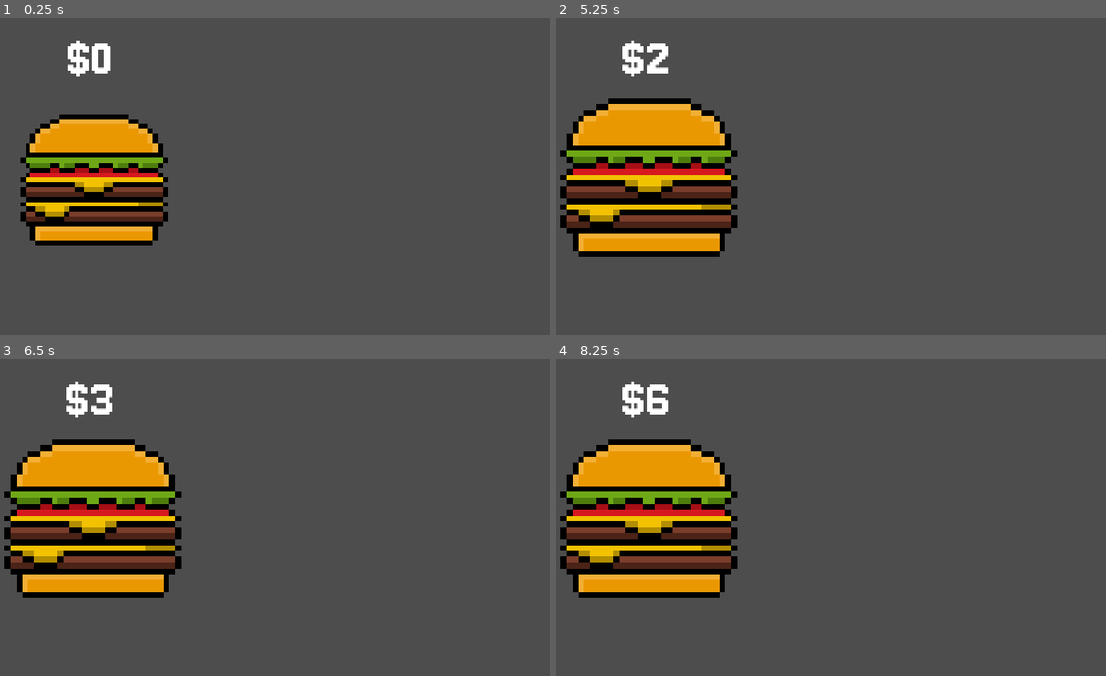
Above: before the commit, frames 1-4 (two rows, left to right).
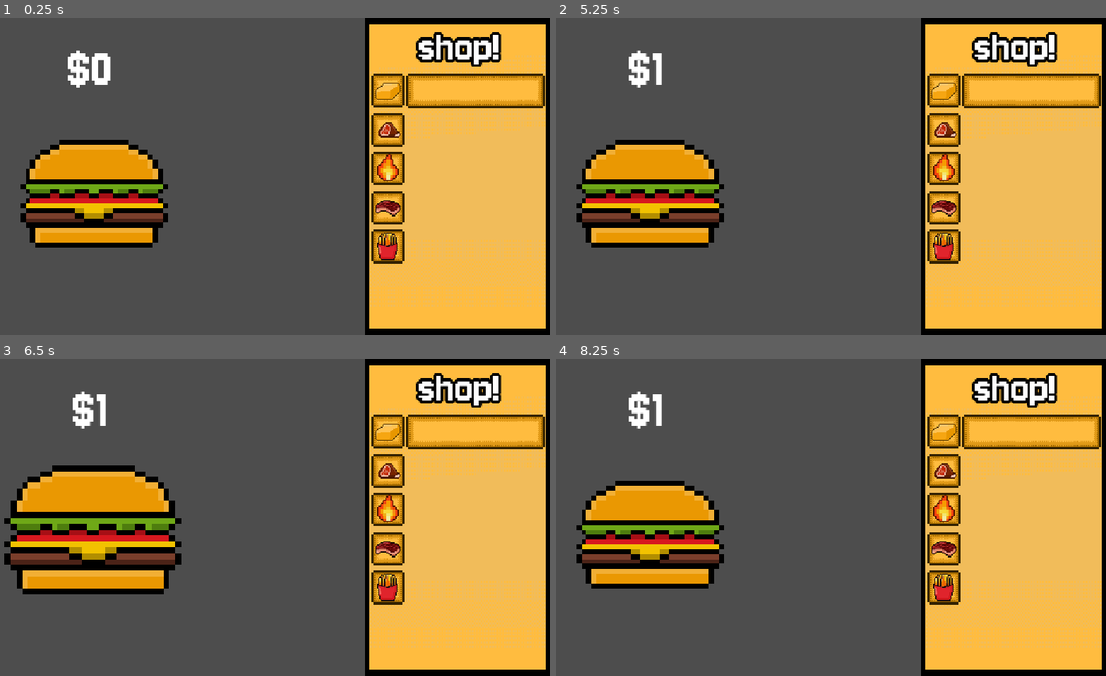
Above: after the commit, the same moments.

Repository: youswiftlmao/clicker_game
Game: Godot game, scene res://game.tscn
The game is run twice, just before and just after one commit, with the same random seed, the same clock (stepped at 60 frames per second) and the same inputs. The project has no main scene, so this scene is started directly.
Inputs (mouse positions are in pixels of both pictures, inside the frame that each line leads up to; where the layout moved, square brackets give the same spot in the first picture):
- Up to frame 1 (0.25 s): no input
- Up to frame 2 (5.25 s): click (649, 192) [649, 179] at 0.5 s; click (946, 90) at 1.27 s; click (946, 128) at 2.02 s; click (946, 166) at 2.77 s; click (946, 208) at 3.52 s; click (946, 246) at 4.27 s; tap Enter at 5 s; move the mouse to (946, 160) at 5.02 s; hold Right from 5.03 s (still down); tap Alt at 5.1 s
- Up to frame 3 (6.5 s): tap Space at 5.75 s; move the mouse to (154, 533) at 5.77 s; release Right at 5.78 s; hold Down from 5.78 s (still down); tap Shift at 5.85 s
- Up to frame 4 (8.25 s): tap Enter at 6.5, 8 s; move the mouse to (880, 447) at 6.52 s; release Down at 6.53 s; hold Right 6.53-7.28 s; tap Alt at 6.6, 8.1 s; tap Space at 7.25 s; move the mouse to (798, 580) at 7.27 s; hold Up 7.28-8.03 s; tap Shift at 7.35 s; move the mouse to (990, 565) at 8.02 s; hold Left from 8.03 s (still down)

The runs differ from the first frame. In frame 1, 42% of the frame differs, in the area x 3-100%, y 0-100%; in frame 2, 47%; in frame 3, 46%; in frame 4, 47%, in the area x 0-100%, y 0-100%.

Commit message:
working on the clicker main fucntions are done working on making the assets added a shop area with each upgrade not functional yet but will be soon and will finish first segment hamburger

Diff:
--- a/game.tscn
+++ b/game.tscn
@@ -1,9 +1,16 @@
 [gd_scene format=3 uid="uid://cwsga41scoj2d"]
 
 [ext_resource type="Script" uid="uid://nd3oojjoo2t0" path="res://scripts/game.gd" id="1_feb5d"]
-[ext_resource type="Texture2D" uid="uid://curqj2oymaihq" path="res://assets/Sprite-0002.png" id="2_feb5d"]
+[ext_resource type="Texture2D" uid="uid://bb0ayseyh1uv8" path="res://assets/ham.png" id="2_fc0e3"]
 [ext_resource type="Script" uid="uid://bc2u7vb4gvivw" path="res://scripts/burger.gd" id="3_fc0e3"]
 [ext_resource type="FontFile" uid="uid://bh6jvsa7eqolq" path="res://text/Jersey10-Regular.ttf" id="4_fc0e3"]
+[ext_resource type="Texture2D" uid="uid://cn1ke6hsw4ouk" path="res://assets/shop area.png" id="5_7jktm"]
+[ext_resource type="Texture2D" uid="uid://cffymdsilj704" path="res://assets/BUTTERR.png" id="6_hve3p"]
+[ext_resource type="Texture2D" uid="uid://cvwamqierilmm" path="res://assets/FONT AREA.png" id="7_iotsf"]
+[ext_resource type="Texture2D" uid="uid://d2bt51p85fqq2" path="res://assets/MEATT.png" id="7_mfdv2"]
+[ext_resource type="Texture2D" uid="uid://b4x7k8ju3bvf" path="res://assets/FIREEE.png" id="8_iotsf"]
+[ext_resource type="Texture2D" uid="uid://cqob2i5h2ioeo" path="res://assets/BEEF.png" id="9_lc2xo"]
+[ext_resource type="Texture2D" uid="uid://ecustpmd7jm2" path="res://assets/FRIES.png" id="10_215e1"]
 
 [sub_resource type="Animation" id="Animation_feb5d"]
 resource_name = "PRESSED"
@@ -69,11 +76,13 @@
 
 [node name="TextureButton" type="TextureButton" parent="." unique_id=1460265113]
 offset_left = 7.2
-offset_top = 19.6
-offset_right = 37.2
-offset_bottom = 46.6
+offset_top = 24.900002
+offset_right = 37.3
+offset_bottom = 47.000004
 pivot_offset = Vector2(16, 16)
-texture_normal = ExtResource("2_feb5d")
+texture_normal = ExtResource("2_fc0e3")
+ignore_texture_size = true
+stretch_mode = 1
 script = ExtResource("3_fc0e3")
 
 [node name="AnimationPlayer" type="AnimationPlayer" parent="TextureButton" unique_id=1111794381]
@@ -81,15 +90,81 @@
 
 [node name="MONEYCOUNT" type="RichTextLabel" parent="." unique_id=1217261146]
 offset_left = -0.19999981
-offset_top = 2.1
+offset_top = 4.2
 offset_right = 597.6
-offset_bottom = 181.1
+offset_bottom = 183.2
 scale = Vector2(0.07261277, 0.07261277)
 theme_override_fonts/normal_font = ExtResource("4_fc0e3")
 theme_override_font_sizes/normal_font_size = 160
 text = "$ "
 horizontal_alignment = 1
 
+[node name="CanvasLayer" type="CanvasLayer" parent="." unique_id=1137973250]
+
+[node name="ShopArea" type="Sprite2D" parent="CanvasLayer" unique_id=790074387]
+position = Vector2(1010.49994, 323.5)
+scale = Vector2(2.9562502, 4.04375)
+texture = ExtResource("5_7jktm")
+
+[node name="shop" type="RichTextLabel" parent="CanvasLayer" unique_id=710092178]
+offset_left = 797.99994
+offset_top = 10.999977
+offset_right = 1395.8
+offset_bottom = 189.99997
+scale = Vector2(0.568708, 0.568708)
+theme_override_colors/font_outline_color = Color(0, 0, 0, 1)
+theme_override_constants/shadow_outline_size = 211
+theme_override_constants/outline_size = 41
+theme_override_fonts/normal_font = ExtResource("4_fc0e3")
+theme_override_font_sizes/normal_font_size = 160
+text = "shop!"
+horizontal_alignment = 1
+
+[node name="buttered buns" type="TextureButton" parent="CanvasLayer" unique_id=185973266]
+offset_left = 787.00006
+offset_top = 113.99999
+offset_right = 819.00006
+offset_bottom = 146.0
+scale = Vector2(2.1594524, 2.1594524)
+texture_normal = ExtResource("6_hve3p")
+
+[node name="FontArea" type="Sprite2D" parent="CanvasLayer/buttered buns" unique_id=1540133920]
+position = Vector2(115.77011, 16.148993)
+scale = Vector2(1.0345775, 1.0093118)
+texture = ExtResource("7_iotsf")
+
+[node name="mystermy meat" type="TextureButton" parent="CanvasLayer" unique_id=449076669]
+offset_left = 787.00006
+offset_top = 194.0
+offset_right = 819.00006
+offset_bottom = 226.0
+scale = Vector2(2.1594524, 2.1594524)
+texture_normal = ExtResource("7_mfdv2")
+
+[node name="cooking meat" type="TextureButton" parent="CanvasLayer" unique_id=1236775112]
+offset_left = 787.00006
+offset_top = 273.0
+offset_right = 819.00006
+offset_bottom = 305.0
+scale = Vector2(2.1594524, 2.1594524)
+texture_normal = ExtResource("8_iotsf")
+
+[node name="use real meat" type="TextureButton" parent="CanvasLayer" unique_id=1514243115]
+offset_left = 787.00006
+offset_top = 353.0
+offset_right = 819.00006
+offset_bottom = 385.0
+scale = Vector2(2.1594524, 2.1594524)
+texture_normal = ExtResource("9_lc2xo")
+
+[node name="serv w_ fried" type="TextureButton" parent="CanvasLayer" unique_id=1318541615]
+offset_left = 787.00006
+offset_top = 433.0
+offset_right = 819.00006
+offset_bottom = 465.0
+scale = Vector2(2.1594524, 2.1594524)
+texture_normal = ExtResource("10_215e1")
+
 [connection signal="mouse_entered" from="TextureButton" to="TextureButton" method="_on_mouse_entered"]
 [connection signal="mouse_exited" from="TextureButton" to="TextureButton" method="_on_mouse_exited"]
 [connection signal="pressed" from="TextureButton" to="." method="_on_texture_button_pressed"]
--- a/scripts/game.gd
+++ b/scripts/game.gd
@@ -1,6 +1,7 @@
 extends Node2D
 
 var money: int = 0
+var moneyperclick: int = 1
 
 @onready var moneycount: RichTextLabel = $MONEYCOUNT
 @onready var button := $TextureButton
@@ -11,6 +12,10 @@
 func _ready():
 	base_position = moneycount.position
 	base_scale = moneycount.scale
+
+func _on_texture_button_pressed() -> void:
+	money += moneyperclick
+	pop_label()
 
 
 func _process(delta: float) -> void:
@@ -25,6 +30,3 @@
 	# Small subtle upward bounce
 	tween.tween_property(moneycount, "position:y", base_position.y - 3, 0.06)
 	tween.tween_property(moneycount, "position:y", base_position.y, 0.06)
-func _on_texture_button_pressed() -> void:
-	money += 1
-	pop_label()
Binary file added: assets/BEEF.png
Not shown, added: assets/BEEF.png.import
Binary file added: assets/BUTTERR.png
Not shown, added: assets/BUTTERR.png.import
Binary file added: assets/FIREEE.png
Not shown, added: assets/FIREEE.png.import
Binary file added: assets/FONT AREA.png
Not shown, added: assets/FONT AREA.png.import
Binary file added: assets/FRIES.png
Not shown, added: assets/FRIES.png.import
Binary file added: assets/MEATT.png
Not shown, added: assets/MEATT.png.import
(and 10 more such lines)
